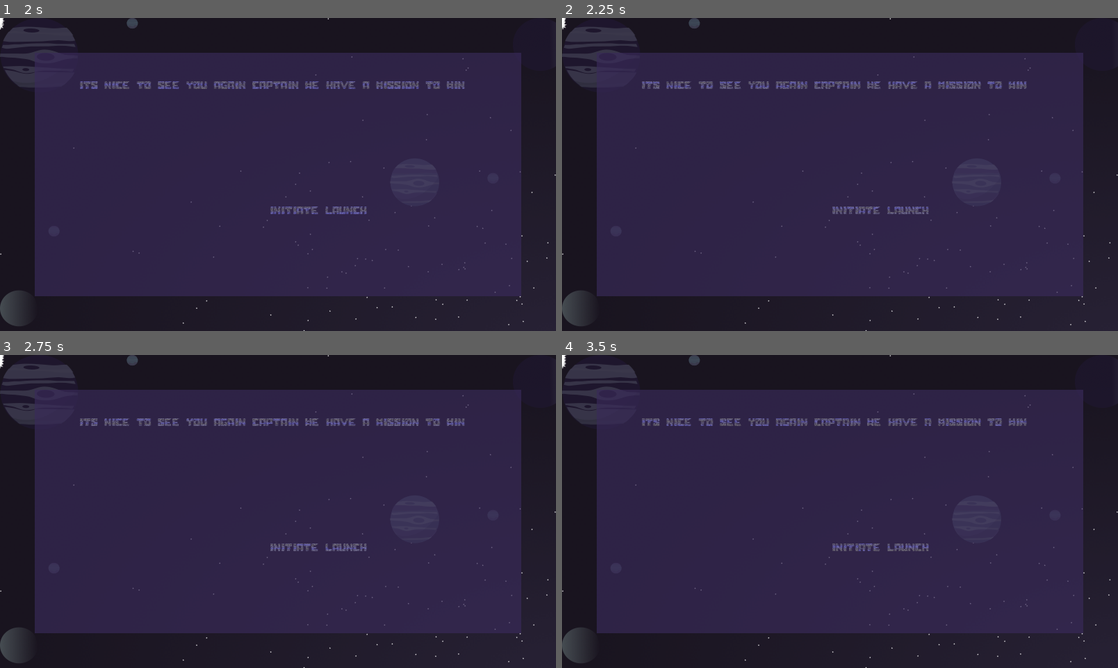
Above: before the commit, frames 1-4 (two rows, left to right).
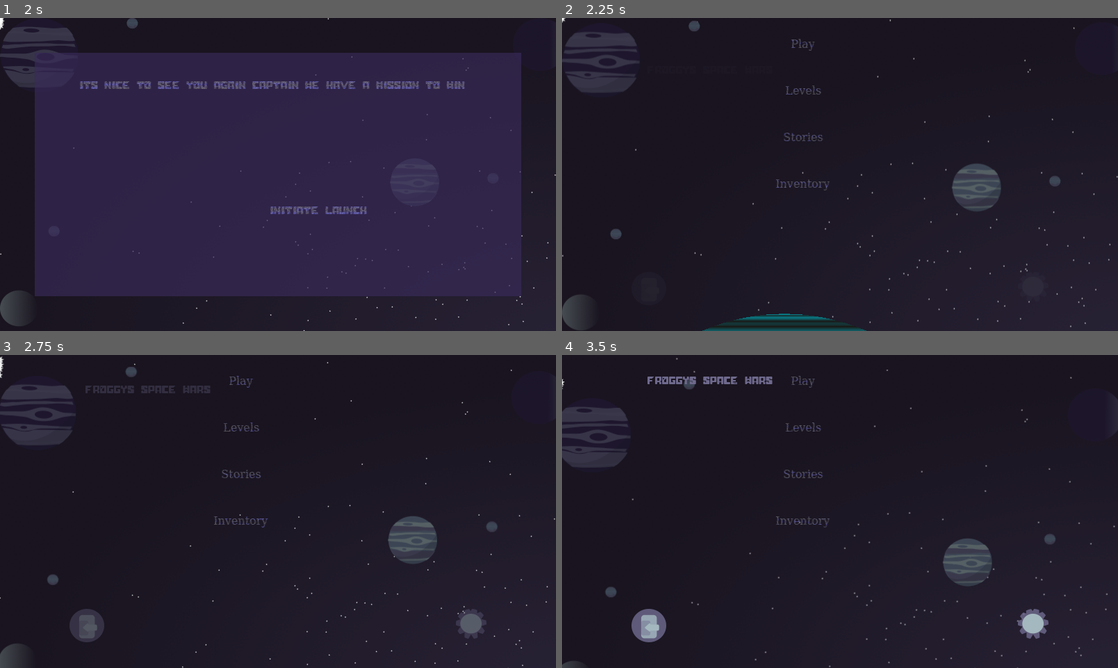
Above: after the commit, the same moments.

Repository: abhiram-ms/Froggys-space-wars--godot-version-4-
Game: Godot game, scene res://scenes/new/UI/LogIn/LogIn.tscn
Two runs of this game, one before a commit and one after it. Both use one fixed random seed, a clock stepped at 60 frames per second and the inputs below.
Inputs (mouse positions are in pixels of both pictures, inside the frame that each line leads up to):
- Up to frame 1 (2 s): tap Enter (ui_accept) at 0.5, 0.77 s; move the mouse to (400, 158) at 0.52 s; hold Up (ui_up) 0.53-1.25 s; click (400, 158) at 0.67 s; drag from (166, 190) to (250, 237) at 1.27 s
- Up to frame 2 (2.25 s): click "Initiate Launch" at 2 s
- Up to frame 3 (2.75 s): no input
- Up to frame 4 (3.5 s): click (878, 549) at 2.75 s, where only the run before the commit has a clickable "Initiate Launch"

Frame 1 is identical in both runs. In frame 2, 68% of the frame differs, in the area x 0-100%, y 0-100%; in frame 3, 68%; in frame 4, 69%.

Commit message:
Make login work without Google Play Services

Diff:
--- a/scenes/new/UI/LogIn/LogIn.gd
+++ b/scenes/new/UI/LogIn/LogIn.gd
@@ -1,87 +1,71 @@
 extends Control
-
 
 @onready var animation = $AnimationPlayer
 
-var GPGS;
+var GPGS = null
 
 func _ready():
 	if PlayService.GPGS:
-		PlayService.GPGS.connect("_on_sign_in_success", Callable(self, "_on_sign_in_success"))
-		PlayService.GPGS.connect("_on_sign_in_failed", Callable(self, "_on_sign_in_failed"))
+		if PlayService.GPGS.has_signal("_on_sign_in_success"):
+			PlayService.GPGS.connect("_on_sign_in_success", Callable(self, "_on_sign_in_success"))
+		if PlayService.GPGS.has_signal("_on_sign_in_failed"):
+			PlayService.GPGS.connect("_on_sign_in_failed", Callable(self, "_on_sign_in_failed"))
+	else:
+		print("Google Play Services unavailable. Login will continue with local save.")
 
-		##game data save
-#		PlayService.GPGS.connect("_on_game_saved_success",self,"_on_game_saved_success")
-#		PlayService.GPGS.connect("_on_game_saved_fail",self,"_on_game_saved_fail")
-#		PlayService.GPGS.connect("_on_game_load_success",self,"_on_game_load_success")
-#		PlayService.GPGS.connect("_on_game_load_fail",self,"_on_game_load_fail")
-#		PlayService.GPGS.connect("_on_create_new_snapshot",self,"_on_create_new_snapshot")
-
-	if PlayService.single:
-		OS.alert("Error in play games services")
 	animation.play("intro")
 
 
 func _on_LogIn_pressed():
-#	get_tree().change_scene("res://scenes/new/UI/MainMenu/scene1.tscn")
-	if PlayService.GPGS:
+	if PlayService.GPGS and PlayService.GPGS.has_method("signIn"):
 		PlayService.GPGS.signIn()
-#	else:
-#		get_tree().change_scene("res://scenes/new/UI/MainMenu/scene1.tscn")
-#	if GPGS:
-#		GPGS.signIn()
+	else:
+		_start_game_with_local_save()
+
+
+func _start_game_with_local_save() -> void:
+	SaveFile.load_data()
+	get_tree().change_scene_to_file("res://scenes/new/UI/MainMenu/scene1.tscn")
+
 
 func loadGame():
-	if PlayService.GPGS:
-		PlayService.GPGS.loadSnapshot("gamedata")
+	SaveFile.load_data()
+
 
 func _on_sign_in_success(userInformation):
-#	OS.alert("success"+ userInformation)
-	SaveFile.loadData()
+	SaveFile.load_data()
 	get_tree().change_scene_to_file("res://scenes/new/UI/MainMenu/scene1.tscn")
 
 func _on_sign_in_failed(errorCode:int):
-	OS.alert("failed cant connect to sign in")
+	push_error("Google Play sign in failed. Continuing with local save.")
+	_start_game_with_local_save()
 
 
-
-##play games services callbacks from connect
+## Play Games Services callbacks kept for future GPGS compatibility.
 func _on_game_saved_success():
-	OS.alert("GAME SAVED SUCCESS")
+	print("GAME SAVED SUCCESS")
 
 func _on_game_saved_fail():
-	OS.alert("Game saved fail")
+	push_error("Game cloud save failed")
 
 func _on_game_load_success(data):
-	OS.alert("load success")
-	var test_json_conv = JSON.new()
-	test_json_conv.parse(data)
-	var testData = test_json_conv.get_data()
+	print("Cloud load success")
+	var testData = JSON.parse_string(data)
 
 	if testData == null:
-		SaveFile.gamedata = SaveFile.initialData
-		SaveFile.saveData()
+		SaveFile.gamedata = SaveFile.initial_data.duplicate(true)
+		SaveFile.save_data(false)
 	else:
 		SaveFile.gamedata = testData
-		SaveFile.saveData()
-
-	OS.alert(data + "===="+ SaveFile.gamedata)
+		SaveFile.save_data(false)
 
 func _on_game_load_fail():
-	OS.alert("Game data loading failed")
+	push_error("Game cloud data loading failed. Using local save.")
+	SaveFile.load_local_data()
 
 func _on_create_new_snapshot(name:String):
-	OS.alert("Create new snapshot %s"%name)
+	print("Create new snapshot %s" % name)
 
-##game save metheods:
+## Game save method kept for future GPGS compatibility.
 func save_game() -> void:
-	if PlayService.GPGS:
-		var data_to_save: Dictionary = {
-		"name": "John",
-		"age": 22,
-		"height": 1.82,
-		"is_gamer": true
-		}
-		PlayService.GPGS.saveSnapshot("john", JSON.new().stringify(data_to_save), "DESCRIPTION")
-	else:
-		OS.alert("no play services aces to load data")
+	SaveFile.save_data()
